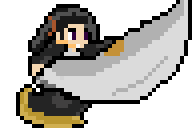
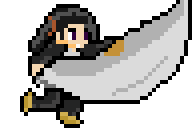
The second 192x128 image is a revision of the first. Changes to its layers:
painted on "Layer 4" over [60, 76, 72, 104]
removed layer "Layer 1" over [16, 76, 92, 128]
added layer "Layer 8" above "Layer 7" over [56, 76, 92, 128]
added layer "Layer 7" above "Layer 6" over [20, 88, 64, 116]
